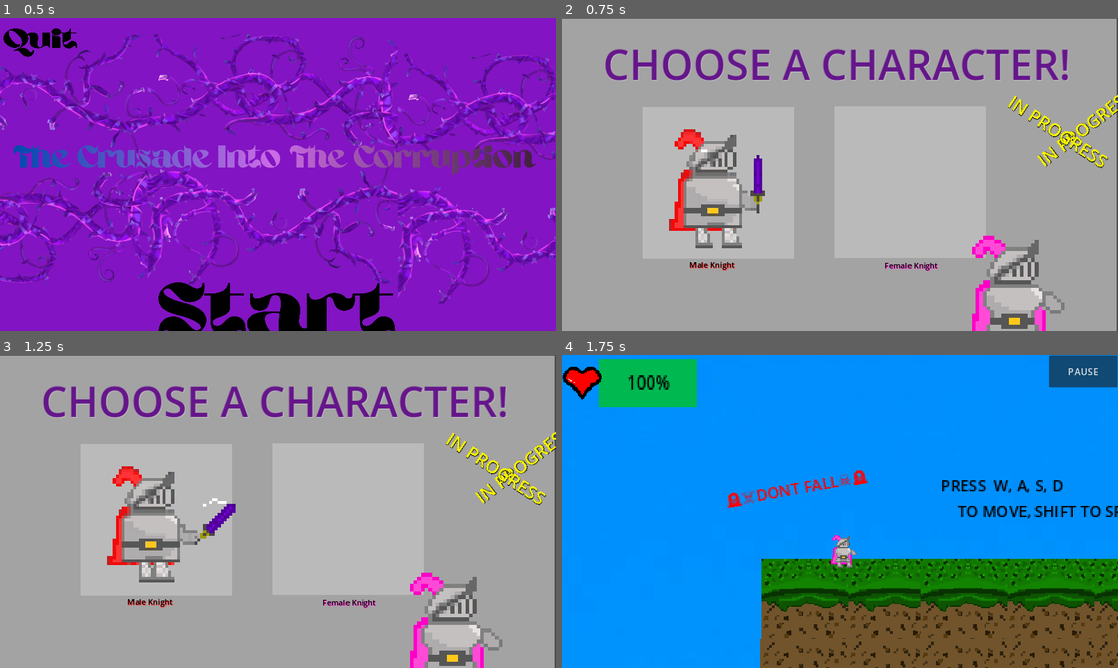
Above: before the commit, frames 1-4 (two rows, left to right).
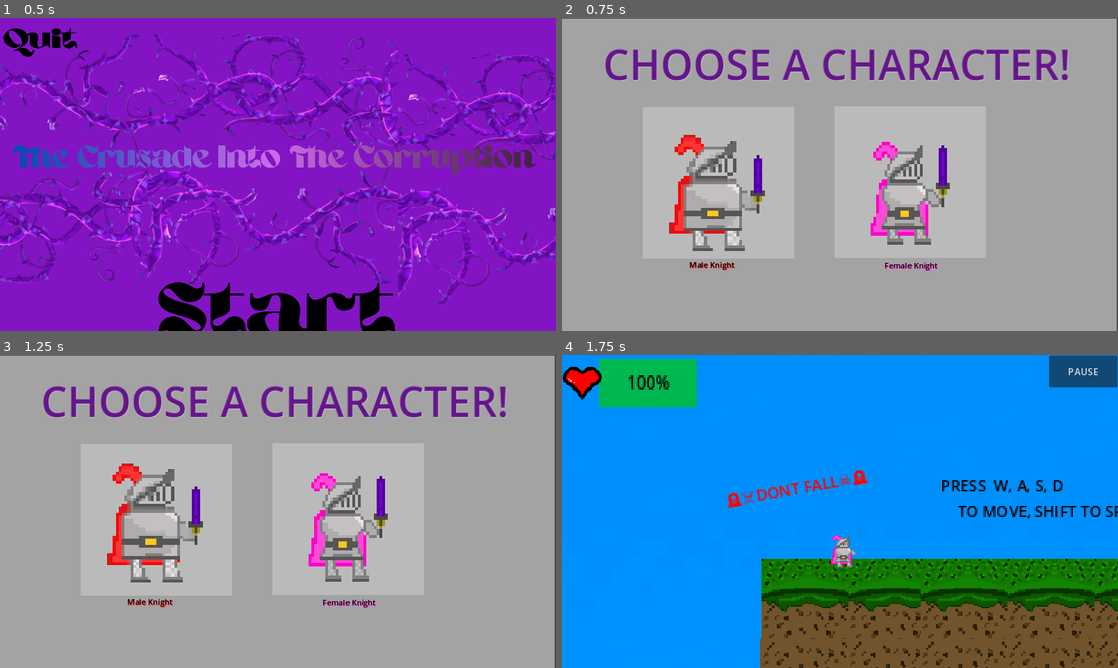
Above: after the commit, the same moments.

Repository: NotCritKai/TCITC
Game: Godot game, scene res://scenes/Main_Menu.tscn
Same seed, same stepped clock (60 frames per second), same inputs: the game is played once before the commit and once after it.
Inputs (mouse positions are in pixels of both pictures, inside the frame that each line leads up to):
- Up to frame 1 (0.5 s): no input
- Up to frame 2 (0.75 s): click (840, 315) at 0.5 s
- Up to frame 3 (1.25 s): no input
- Up to frame 4 (1.75 s): click (912, 517) at 1.27 s

Frame 1 is identical in both runs. In frame 2, 7.8% of the frame differs, in the area x 19-100%, y 24-100%; in frame 3, 8.2%; in frame 4, nothing differs.

Commit message:
Fully Working Two Characters M&F

Diff:
--- a/assets/Sprites/Characters/KnightPlayer._Female.tres
+++ b/assets/Sprites/Characters/KnightPlayer._Female.tres
@@ -243,7 +243,7 @@
 "duration": 1.0,
 "texture": SubResource("AtlasTexture_nj8yq")
 }],
-"loop": false,
+"loop": true,
 "name": &"sword_attack",
 "speed": 10.0
 }, {
@@ -283,7 +283,7 @@
 "duration": 1.0,
 "texture": SubResource("AtlasTexture_mmmsc")
 }],
-"loop": false,
+"loop": true,
 "name": &"sword_jump",
 "speed": 10.0
 }, {
--- a/assets/Sprites/Characters/KnightPlayer._Male.tres
+++ b/assets/Sprites/Characters/KnightPlayer._Male.tres
@@ -291,7 +291,7 @@
 "duration": 1.0,
 "texture": SubResource("AtlasTexture_vo0cf")
 }],
-"loop": false,
+"loop": true,
 "name": &"sword_attack",
 "speed": 10.0
 }, {
--- a/scenes/Character_Selction.tscn
+++ b/scenes/Character_Selction.tscn
@@ -3,8 +3,8 @@
 [ext_resource type="Script" path="res://scripts/Character_Selction.gd" id="1_3tag6"]
 [ext_resource type="Texture2D" uid="uid://c2aqabyf1226v" path="res://assets/Sprites/Characters/Knight_Tilesets.png" id="2_a2bko"]
 [ext_resource type="Texture2D" uid="uid://dsy4ba5a4l6en" path="res://assets/Sprites/Characters/Knight_Sword_TILESET.png" id="3_7ddmj"]
-[ext_resource type="Texture2D" uid="uid://d3v5a5vdxow08" path="res://assets/Sprites/Characters/Knight with Hand but no weapon_TILESET (female).png" id="3_7uabu"]
 [ext_resource type="Texture2D" uid="uid://cclvc2o7ehxjb" path="res://assets/Sprites/Characters/Knight_Sword_WALKING.png" id="4_vc6iu"]
+[ext_resource type="SpriteFrames" uid="uid://peofch3q5i7w" path="res://assets/Sprites/Characters/KnightPlayer._Female.tres" id="5_i6n3k"]
 
 [sub_resource type="AtlasTexture" id="AtlasTexture_8jvod"]
 atlas = ExtResource("2_a2bko")
@@ -293,7 +293,7 @@
 "duration": 1.0,
 "texture": SubResource("AtlasTexture_vo0cf")
 }],
-"loop": false,
+"loop": true,
 "name": &"sword_attack",
 "speed": 10.0
 }, {
@@ -325,7 +325,7 @@
 "duration": 1.0,
 "texture": SubResource("AtlasTexture_7ci3c")
 }],
-"loop": true,
+"loop": false,
 "name": &"sword_attack_walking",
 "speed": 7.0
 }, {
@@ -371,7 +371,7 @@
 "duration": 1.0,
 "texture": SubResource("AtlasTexture_nydgp")
 }],
-"loop": false,
+"loop": true,
 "name": &"sword_jump",
 "speed": 10.0
 }, {
@@ -510,20 +510,27 @@
 position = Vector2(21, 23)
 scale = Vector2(0.805683, 0.802252)
 sprite_frames = SubResource("SpriteFrames_5uaii")
-animation = &"sword_attack_walking"
-autoplay = "sword_attack_walking"
+animation = &"sword_jump"
+autoplay = "sword_jump"
 
 [node name="Button2" type="Button" parent="."]
 texture_filter = 1
 layout_mode = 0
-offset_left = 550.0
-offset_top = 175.0
-offset_right = 598.0
-offset_bottom = 223.0
-scale = Vector2(7.67422, 7.67422)
+offset_left = 565.0
+offset_top = 182.0
+offset_right = 613.0
+offset_bottom = 218.0
+scale = Vector2(6.55879, 8.64919)
 action_mode = 0
-icon = ExtResource("3_7uabu")
 flat = true
+
+[node name="AnimatedSprite2D" type="AnimatedSprite2D" parent="Button2"]
+texture_filter = 1
+position = Vector2(25.1571, 20.58)
+scale = Vector2(0.864385, 0.74408)
+sprite_frames = ExtResource("5_i6n3k")
+animation = &"sword_jump"
+autoplay = "sword_jump"
 
 [node name="Label" type="Label" parent="."]
 layout_mode = 0
@@ -537,32 +544,6 @@
 text = "CHOOSE A CHARACTER!
 "
 
-[node name="PROGRESS" type="Label" parent="."]
-texture_filter = 1
-layout_mode = 0
-offset_left = 974.0
-offset_top = 278.0
-offset_right = 1212.0
-offset_bottom = 329.0
-rotation = -0.655734
-theme_override_colors/font_color = Color(1, 0.988235, 0, 1)
-theme_override_colors/font_shadow_color = Color(0, 0, 0, 1)
-theme_override_font_sizes/font_size = 37
-text = "IN PROGRESS"
-
-[node name="PROGRESS2" type="Label" parent="."]
-texture_filter = 1
-layout_mode = 0
-offset_left = 943.0
-offset_top = 148.0
-offset_right = 1181.0
-offset_bottom = 199.0
-rotation = 0.584984
-theme_override_colors/font_color = Color(1, 0.988235, 0, 1)
-theme_override_colors/font_shadow_color = Color(0, 0, 0, 1)
-theme_override_font_sizes/font_size = 37
-text = "IN PROGRESS"
-
 [node name="Label2" type="Label" parent="."]
 texture_filter = 1
 layout_mode = 0
Not shown: 1 places in scenes/shop_menu.tscn that only renumber resources
